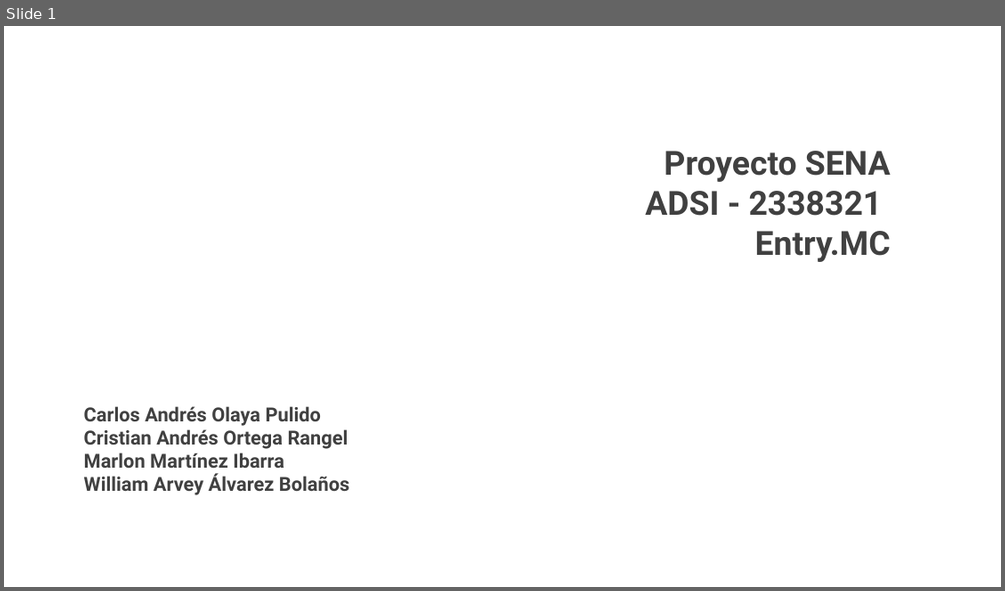
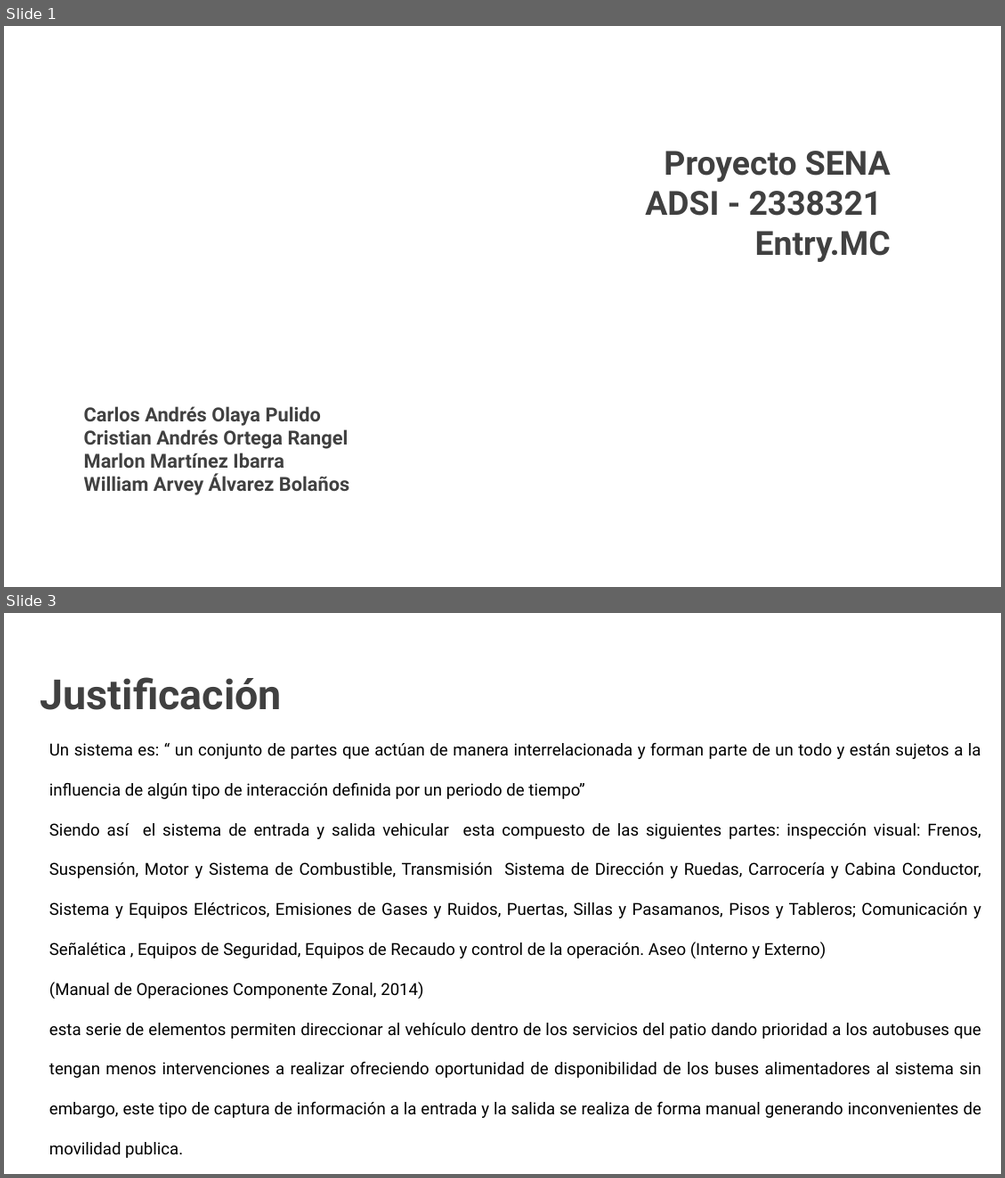
Before and after one commit to Mmartinez951/EntryQr, a slide deck: PresentaciónTIII/Presentación EntryMC.pptx. Shown one above the other, each under a label of ours: slide 1 before the commit, slides 1 and 3 after it; the slides between them are not shown. The pictures are 1005x591 and 1005x1178 pixels, drawn with LibreOffice and Linux fonts; fonts in the diff are those of the drawing; background and template pictures are left out. Boxes give left, top, right and bottom in pixels: in the first picture for what was removed or moved away, otherwise in the second. Text is boxed around its words. In the diff, an @@ line names an element or a change of style, - is before the commit and + after.

```diff
--- a/PresentaciónTIII/Presentación EntryMC.pptx
+++ b/PresentaciónTIII/Presentación EntryMC.pptx
@@ slide 3 added at [4, 613, 1001, 1174], background picture (left out) @@
@@ text added at [40, 677, 282, 710], 30 pt, text #404040, bold @@
+  Justificación
@@ text added at [49, 743, 981, 1158], 12 pt, text #000000 @@
+Un sistema es: “ un conjunto de partes que actúan de manera interrelacionada y forman parte de un todo y están sujetos a la influencia de algún tipo de interacción definida por un periodo de tiempo”
+Siendo así el sistema de entrada y salida vehicular esta compuesto de las siguientes partes: inspección visual: Frenos, Suspensión, Motor y Sistema de Combustible, Transmisión Sistema de Dirección y Ruedas, Carrocería y Cabina Conductor, Sistema y Equipos Eléctricos, Emisiones de Gases y Ruidos, Puertas, Sillas y Pasamanos, Pisos y Tableros; Comunicación y Señalética , Equipos de Seguridad, Equipos de Recaudo y control de la operación. Aseo (Interno y Externo)
+(Manual de Operaciones Componente Zonal, 2014)
+esta serie de elementos permiten direccionar al vehículo dentro de los servicios del patio dando prioridad a los autobuses que tengan menos intervenciones a realizar ofreciendo oportunidad de disponibilidad de los buses alimentadores al sistema sin embargo, este tipo de captura de información a la entrada y la salida se realiza de forma manual generando inconvenientes de movilidad publica.
```
Also in this commit, not shown: 4 slides changed, 2 other slides added, 1 slide removed, 2 other files.
